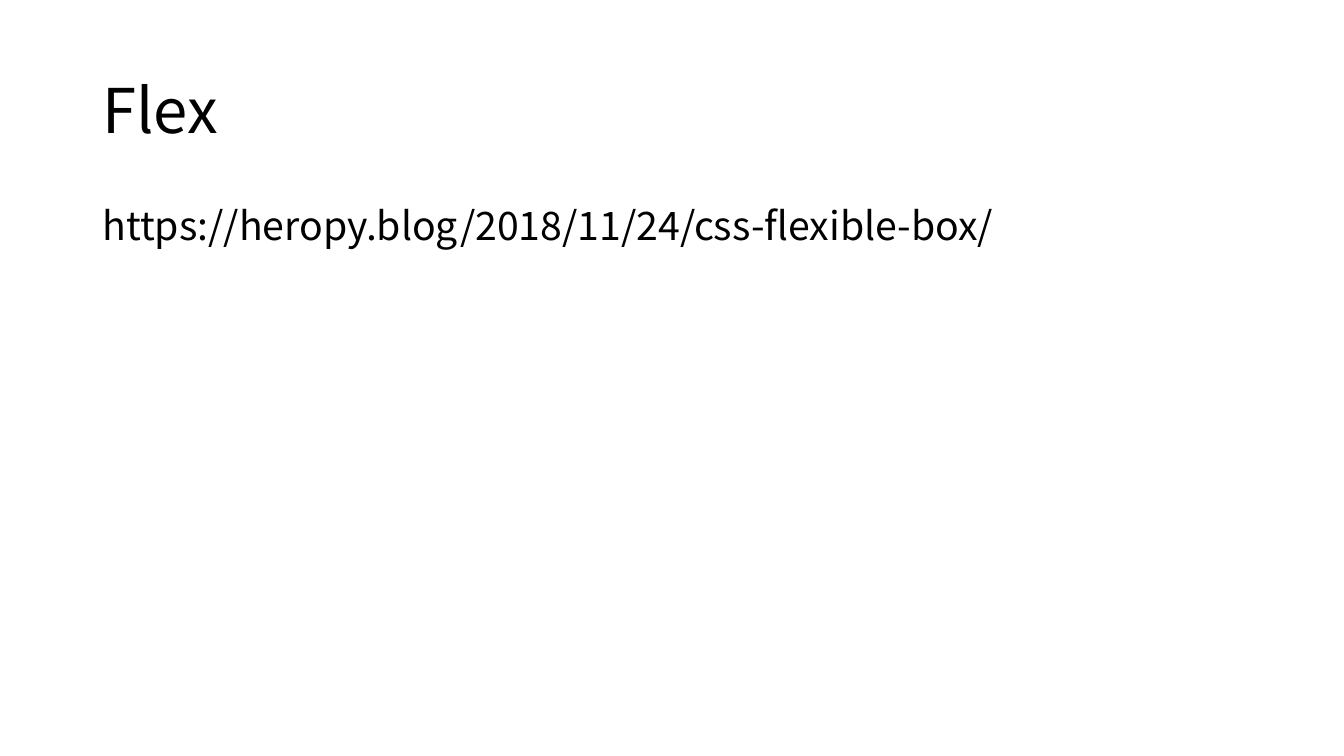
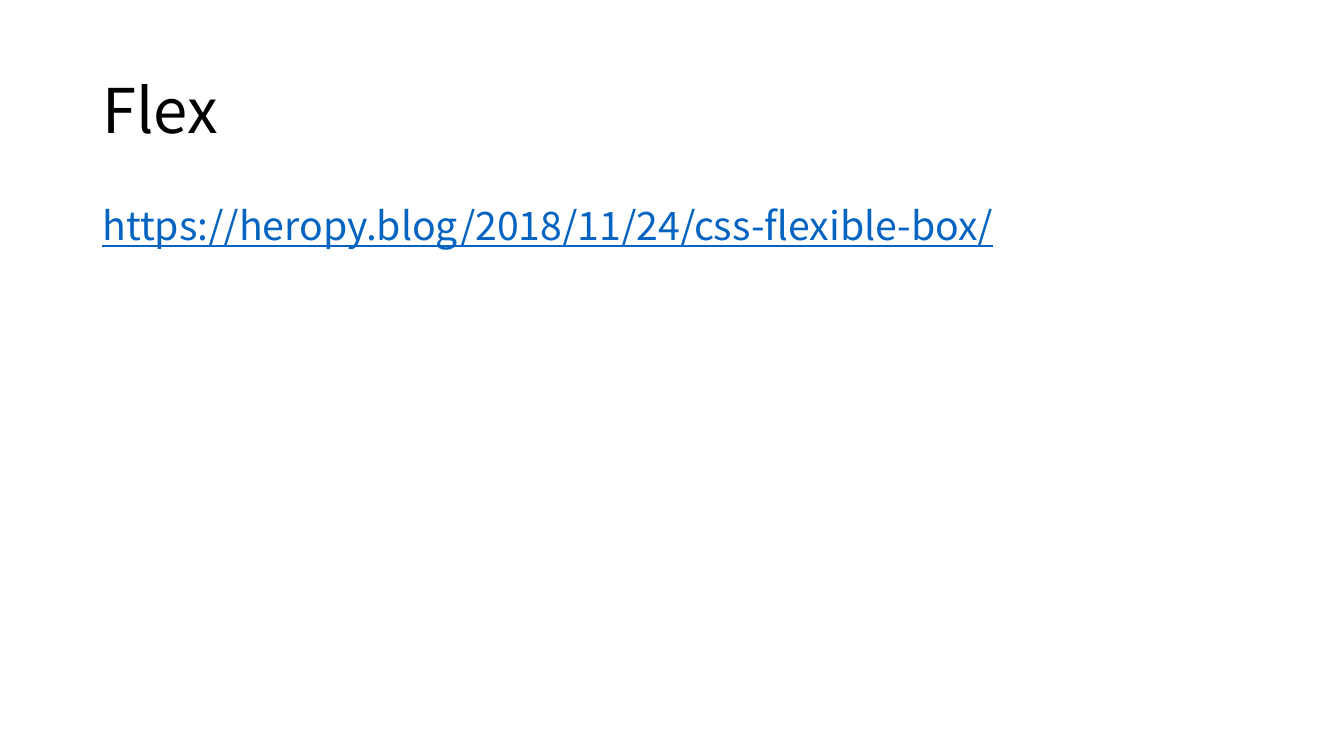
Before and after one commit to ctrl-z-won/Dev-Log, a slide deck: slide 5 of react/ctrlz6-0417.pptx. Drawn at 1344x756 pixels with LibreOffice and Linux fonts; fonts in the diff are those of the drawing. Boxes give left, top, right and bottom in pixels: in the first picture for what was removed or moved away, otherwise in the second. Text is boxed around its words. In the diff, an @@ line names an element or a change of style, - is before the commit and + after.

```diff
--- a/react/ctrlz6-0417.pptx
+++ b/react/ctrlz6-0417.pptx
@@ text "https://heropy.blog/2018/11/24/css-flexible-box/" at bbox=[102, 208, 993, 250]: text colour #000000 to #0563C1, underline on @@
```
Also in this commit, not shown: 3 other slides changed, 3 other files.
